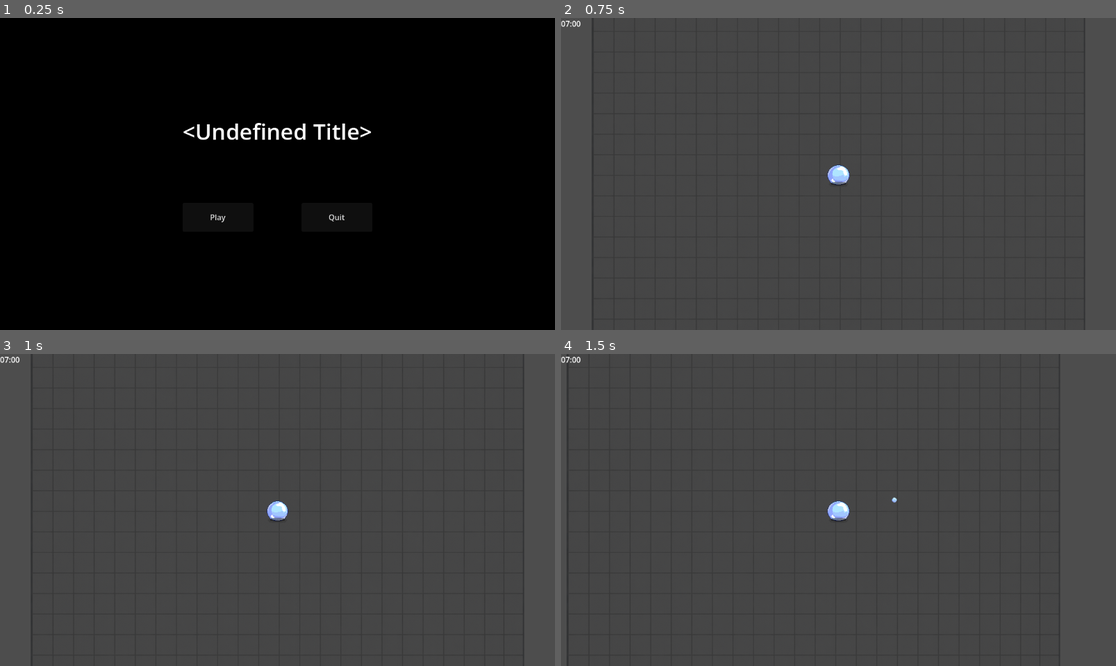
Above: before the commit, frames 1-4 (two rows, left to right).
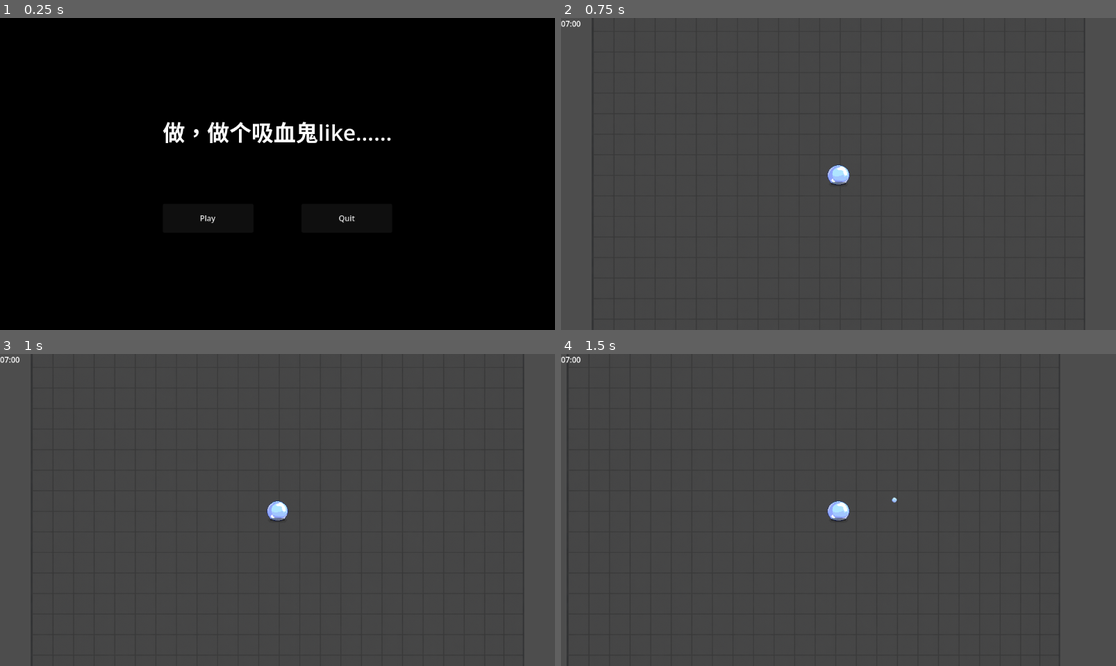
Above: after the commit, the same moments.

Repository: haom1ng7/SurvivorsLike
Game: Godot game, scene res://Scenes/StartMenu.tscn
The game is run twice, just before and just after one commit, with the same random seed, the same clock (stepped at 60 frames per second) and the same inputs.
Inputs (mouse positions are in pixels of both pictures, inside the frame that each line leads up to):
- Up to frame 1 (0.25 s): no input
- Up to frame 2 (0.75 s): click "Play" at 0.5 s
- Up to frame 3 (1 s): no input
- Up to frame 4 (1.5 s): tap Enter at 1.25 s; move the mouse to (960, 494) at 1.27 s; press the mouse at (960, 494) at 1.28 s; hold D (move_right) from 1.28 s (still down)

The runs differ from the first frame. In frame 1, 1.5% of the frame differs, in the area x 29-71%, y 33-66%; in frame 2, nothing differs; in frame 3, nothing differs; in frame 4, nothing differs.

Commit message:
修改.gitignore以精简文件，修改游戏标题，适配godot4.6

Diff:
--- a/Scenes/StartMenu.tscn
+++ b/Scenes/StartMenu.tscn
@@ -37,7 +37,7 @@
 
 [node name="Label" type="Label" parent="CenterContainer/VBoxContainer"]
 layout_mode = 2
-text = "<Undefined Title>
+text = "做，做个吸血鬼like……
 "
 label_settings = SubResource("LabelSettings_wxvro")
 horizontal_alignment = 1
--- a/project.godot
+++ b/project.godot
@@ -8,11 +8,15 @@
 
 config_version=5
 
+[animation]
+
+compatibility/default_parent_skeleton_in_mesh_instance_3d=true
+
 [application]
 
 config/name="SurvivorsLike"
 run/main_scene="uid://comjpgsyabp87"
-config/features=PackedStringArray("4.5", "Forward Plus")
+config/features=PackedStringArray("4.6", "Forward Plus")
 config/icon="res://icon.svg"
 
 [autoload]
Not shown, changed: .gitignore
